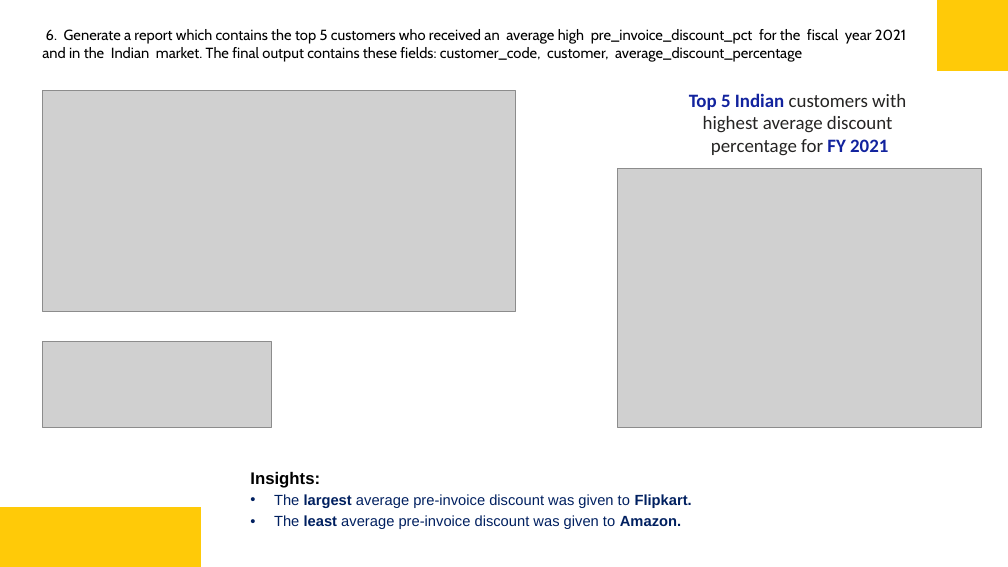
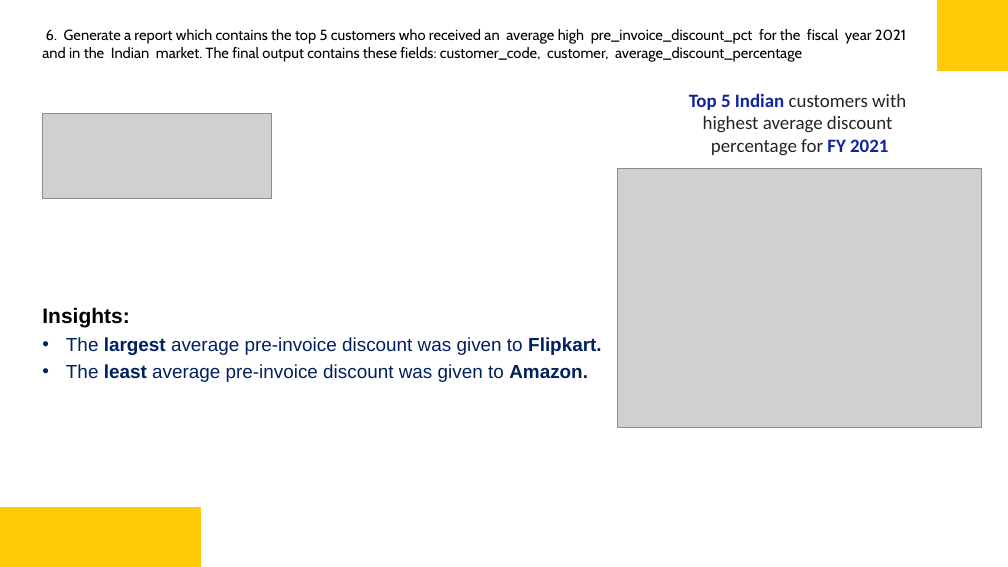
Before and after one commit to saksham77ang/Atliq-consumer-goods, a slide deck: slide 11 of Consumer Goods SQl Powerbi Project.pptx. Drawn at 1008x567 pixels with LibreOffice and Linux fonts; fonts in the diff are those of the drawing; grey boxes stand for pictures. Boxes give left, top, right and bottom in pixels: in the first picture for what was removed or moved away, otherwise in the second. Text is boxed around its words. In the diff, an @@ line names an element or a change of style, - is before the commit and + after.

```diff
--- a/Consumer Goods SQl Powerbi Project.pptx
+++ b/Consumer Goods SQl Powerbi Project.pptx
@@ picture moved from (x1=42, y1=342, x2=271, y2=427) to (x1=42, y1=114, x2=271, y2=200) @@
@@ picture removed at (x1=42, y1=91, x2=515, y2=312) @@
@@ text "Insights:" moved from (x1=250, y1=472, x2=692, y2=529) to (x1=42, y1=307, x2=601, y2=382) @@
@@ text "Insights:" at (x1=42, y1=307, x2=601, y2=382): size 16 to 20 pt in "Insights:"; size 14 to 18 pt @@
```
Also in this commit, not shown: 9 other slides changed.
